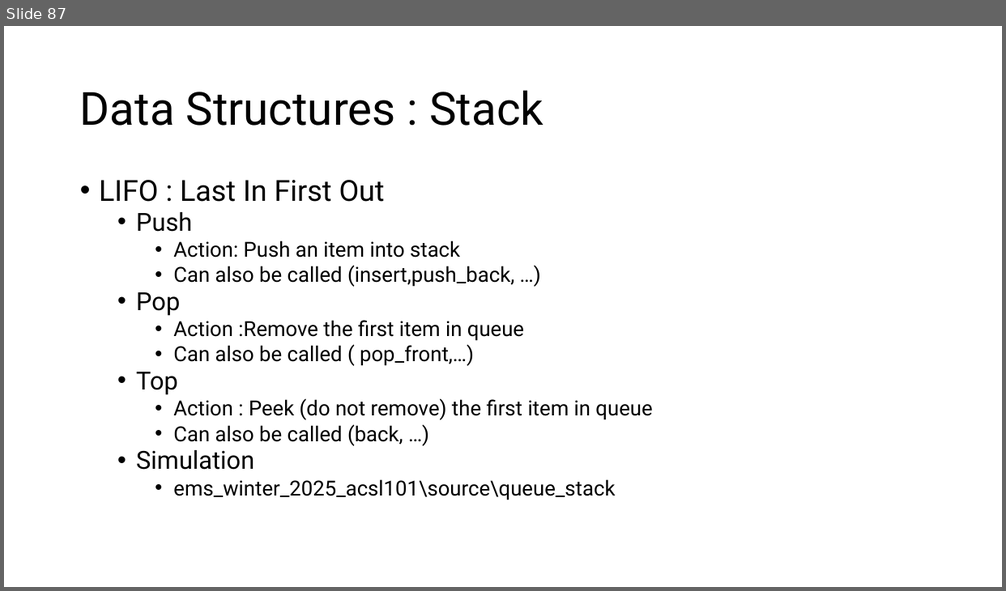
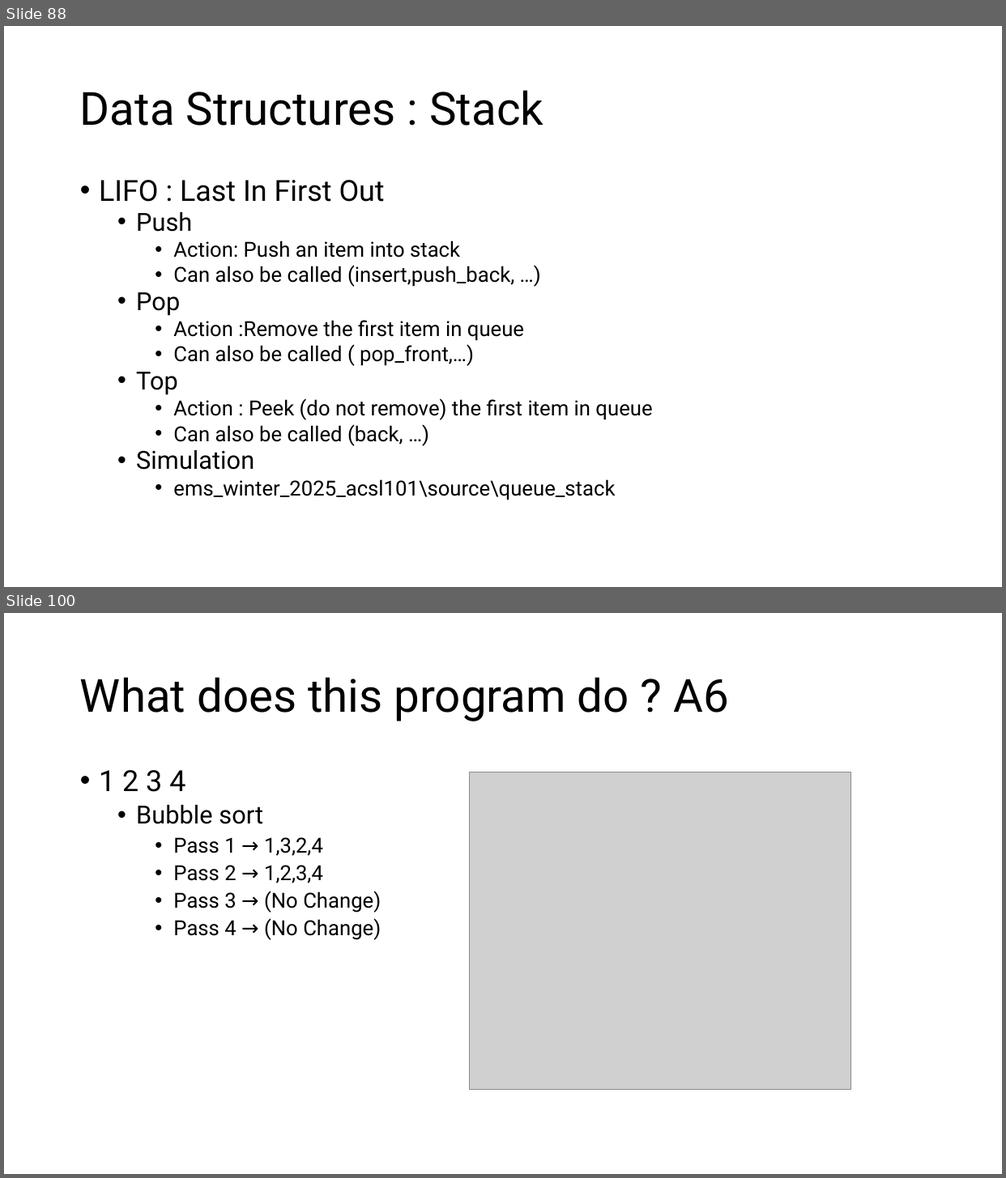
Before and after one commit to MoklaEducation/ems_winter_2025_acsl101, a slide deck: all/ExploringCSConceptsViaACSLCompetitions_all.pptx. Shown one above the other, each under a label of ours: slide 87 before the commit, slides 88 and 100 after it; the slides between them are not shown. The pictures are 1006x591 and 1006x1178 pixels, drawn with LibreOffice and Linux fonts; fonts in the diff are those of the drawing; grey boxes stand for pictures. Boxes give left, top, right and bottom in pixels: in the first picture for what was removed or moved away, otherwise in the second. Text is boxed around its words. In the diff, an @@ line names an element or a change of style, - is before the commit and + after.

Commit message:
what does this program do

```diff
--- a/all/ExploringCSConceptsViaACSLCompetitions_all.pptx
+++ b/all/ExploringCSConceptsViaACSLCompetitions_all.pptx
@@ slide 100 added at [4,613,1002,1174], background #FFFFFF @@
@@ title added at [80,677,730,722], 44 pt, text #000000 @@
+What does this program do ? A6
@@ text added at [99,770,381,940], 20 pt, text #000000 @@
+• 1 2 3 4
+  • Bubble sort
+    • Pass 1 → 1,3,2,4
+    • Pass 2 → 1,2,3,4
+    • Pass 3 → (No Change)
+    • Pass 4 → (No Change)
@@ picture added at [470,773,851,1090] @@
@@ what was slide 87 is now slide 88 @@
```
Also in this commit, not shown: 12 other slides added, 1 other file.
